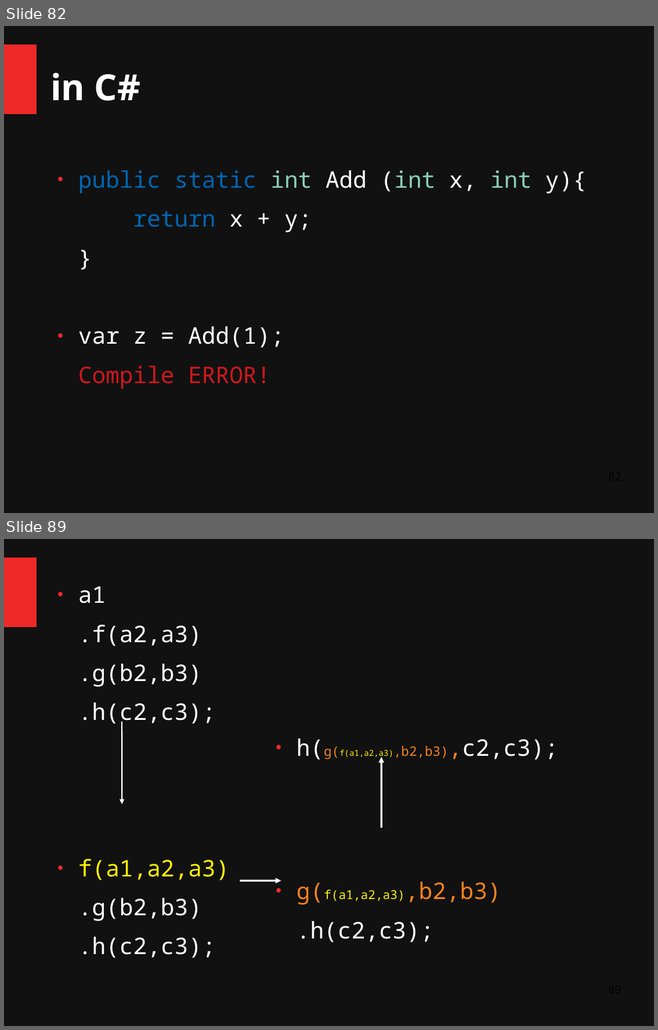
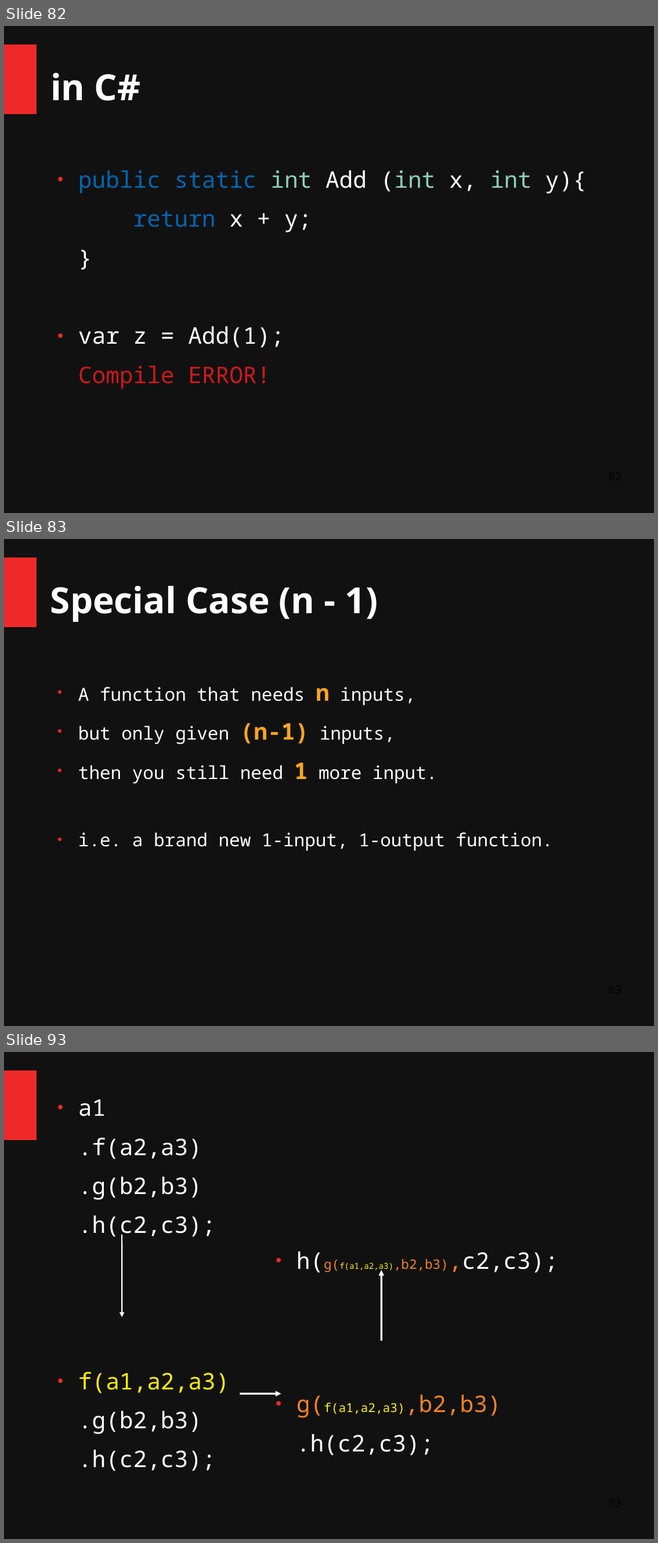
Before and after one commit to ChangHaiBin/FSharpPowerPoint, a slide deck: FSharp Talk Dark3.odp. Shown one above the other, each under a label of ours: slides 82 and 89 before the commit, slides 82, 83 and 93 after it; the slides between them are not shown. The pictures are 658x1030 and 658x1543 pixels, drawn with LibreOffice and Linux fonts; fonts in the diff are those of the drawing. Boxes give left, top, right and bottom in pixels: in the first picture for what was removed or moved away, otherwise in the second. Text is boxed around its words. In the diff, an @@ line names an element or a change of style, - is before the commit and + after.

```diff
--- a/FSharp Talk Dark3.odp
+++ b/FSharp Talk Dark3.odp
@@ slide 83 added at (4, 539, 654, 1026), background #111111; not listed: 1 template element that a slide beside it also shows @@
@@ title added at (50, 585, 378, 622), 44 pt, text #FFFFFF, bold @@
+Special Case (n - 1)
@@ text added at (78, 687, 552, 851), 22 pt, text #FFFFFF @@
+● A function that needs n inputs,
+● but only given (n-1) inputs,
+● then you still need 1 more input.
+● i.e. a brand new 1-input, 1-output function.
@@ what was slide 89 is now slide 93 @@
```
Also in this commit, not shown: 6 slides changed, 3 other slides added.
